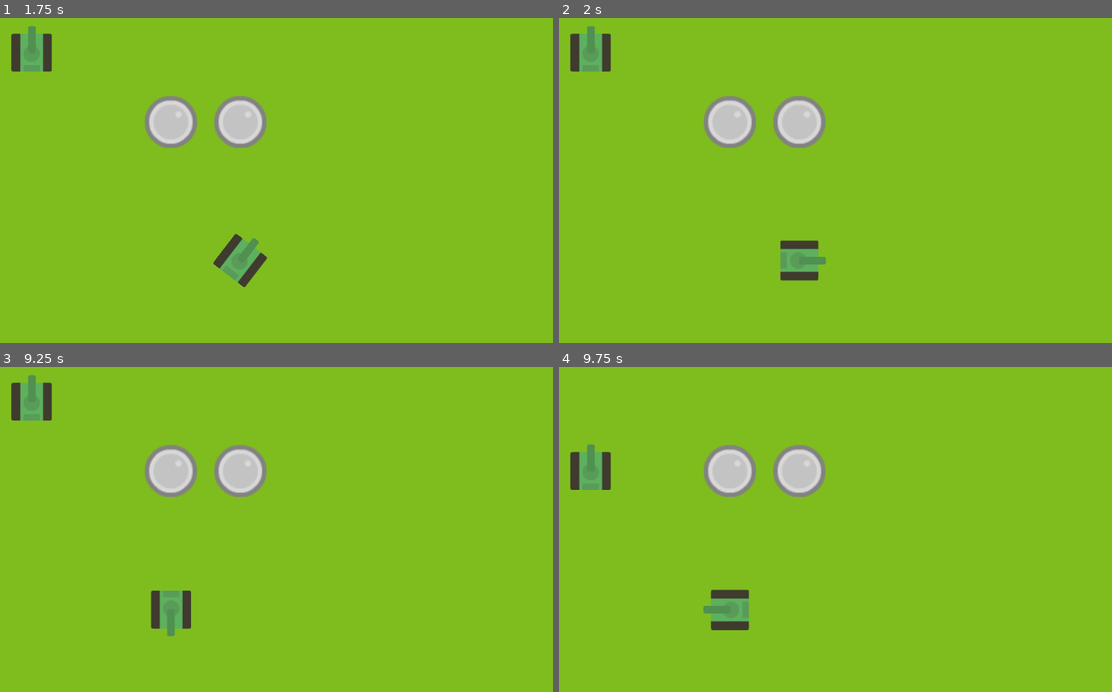
Above: before the commit, frames 1-4 (two rows, left to right).
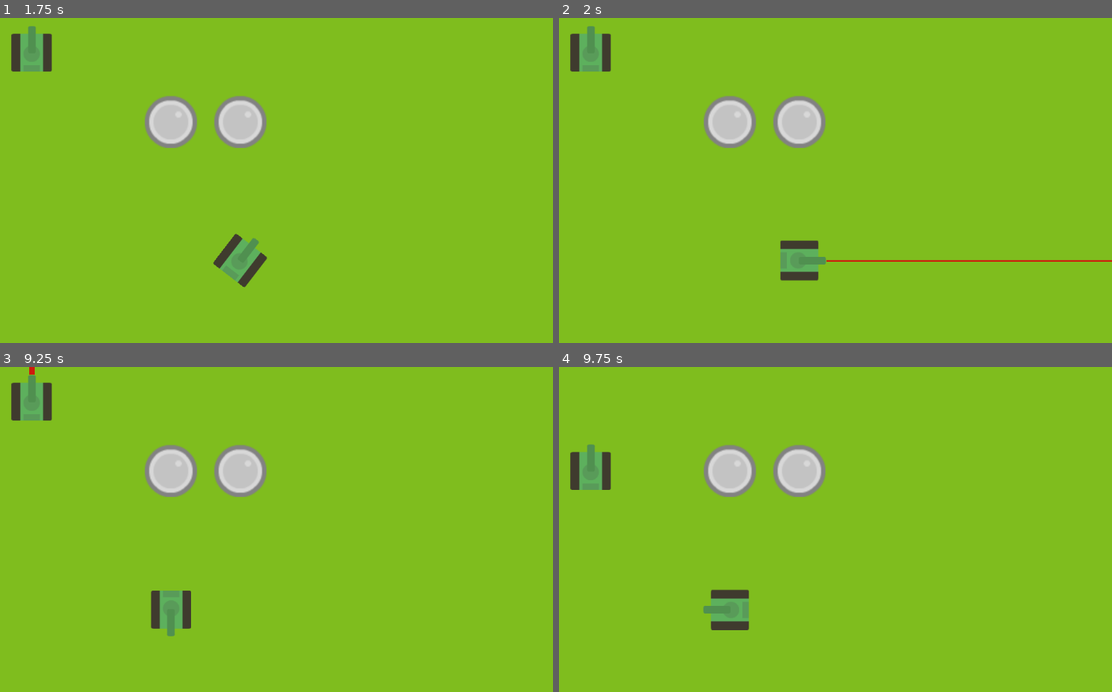
Above: after the commit, the same moments.

Repository: lendroit/tanktank
Game: Godot game, scene res://World.tscn
Same seed, same stepped clock (60 frames per second), same inputs: the game is played once before the commit and once after it.
Inputs:
- Up to frame 1 (1.75 s): tap Enter (end_turn_p1) at 0.5 s; hold Right (rotate_right_p1) 0.53-1.28 s; hold Enter (end_turn_p1) 0.53-1.28 s; tap Space (shoot_p1) at 1.25 s; hold Down (move_backward_p1) from 1.28 s (still down); tap E (end_turn_p2) at 1.35 s
- Up to frame 2 (2 s): keep holding Down (move_backward_p1)
- Up to frame 3 (9.25 s): release Down (move_backward_p1) at 2.03 s; hold S (move_backward_p2) 2.03-2.78 s; hold Right (rotate_right_p1) 2.03-3.53 s; tap Up (move_frontward_p1) at 2.85 s; tap Enter (end_turn_p1) at 3.5, 5, 7.35 s; hold Z (move_frontward_p2) 3.53-4.28 s; hold Left (rotate_left_p1) 3.53-5.03 s; tap Space (shoot_p1) at 4.25, 5.75, 5.85 s; tap Q (rotate_left_p2) at 4.35 s; hold Down (move_backward_p1) 5.03-5.78 s; hold D (rotate_right_p2) 5.03-5.78 s; hold Right (rotate_right_p1) 5.78-8.03 s; hold A (shoot_p2) 6.53-7.28 s; hold Down (move_backward_p1) 8.03-8.78 s; hold E (end_turn_p2) 8.03-8.78 s; hold Left (rotate_left_p1) from 8.78 s (still down); tap S (move_backward_p2) at 8.85 s
- Up to frame 4 (9.75 s): release Left (rotate_left_p1) at 9.53 s; hold Right (rotate_right_p1) from 9.53 s (still down); hold Up (move_frontward_p1) from 9.53 s (still down)

Frame 1 is identical in both runs. In frame 2, 0.3% of the frame differs, in the area x 48-100%, y 74-75%; in frame 3, less than 0.1%; in frame 4, nothing differs.

Commit message:
feature: add simple laser

Diff:
--- /dev/null
+++ b/Tank/Laser.gd
@@ -0,0 +1,37 @@
+extends Line2D
+
+onready var tween = $Tween
+var is_inverted = false
+
+const WIDTH = 10
+
+func _ready():
+	# Clear points here so that laser is visible in the editor
+	self.clear_points()
+
+func shoot():
+	self.add_point(Vector2(0, 0))
+	# TODO make laser finite
+	self.add_point(Vector2(0, 10 * -128))
+	tween.interpolate_property(
+		self,
+		"width",
+		0,
+		WIDTH,
+		0.1,
+		Tween.TRANS_LINEAR,
+		Tween.EASE_IN_OUT
+	)
+	tween.start()
+
+	yield(tween, "tween_completed")
+	tween.interpolate_property(
+		self,
+		"width",
+		WIDTH,
+		0,
+		0.1,
+		Tween.TRANS_LINEAR,
+		Tween.EASE_IN_OUT
+	)
+	tween.start()
--- /dev/null
+++ b/Tank/Laser.tscn
@@ -0,0 +1,10 @@
+[gd_scene load_steps=2 format=2]
+
+[ext_resource path="res://Tank/Laser.gd" type="Script" id=1]
+
+[node name="Laser" type="Line2D"]
+points = PoolVector2Array( 0, 0, 0, -128 )
+default_color = Color( 0.811765, 0.105882, 0.054902, 1 )
+script = ExtResource( 1 )
+
+[node name="Tween" type="Tween" parent="."]
--- a/Tank/Tank.gd
+++ b/Tank/Tank.gd
@@ -7,6 +7,7 @@
 
 onready var grid = get_parent()
 onready var tween = $Tween
+onready var laser = $Laser
 var is_moving = false
 var is_executing_actions = false
 var direction = Direction.ENUM.UP
@@ -120,6 +121,7 @@
 
 func shoot():
 	grid.shoot(self, Direction.VECTORS[direction])
+	$Laser.shoot()
 
 func _on_Tween_tween_completed(_object, _key):
 	is_moving = false
--- a/Tank/Tank.tscn
+++ b/Tank/Tank.tscn
@@ -1,8 +1,9 @@
-[gd_scene load_steps=4 format=2]
+[gd_scene load_steps=5 format=2]
 
 [ext_resource path="res://Tank/tankGreen.png" type="Texture" id=1]
 [ext_resource path="res://Tank/barrelGreen.png" type="Texture" id=2]
 [ext_resource path="res://Tank/Tank.gd" type="Script" id=3]
+[ext_resource path="res://Tank/Laser.tscn" type="PackedScene" id=4]
 
 [node name="Tank" type="Node2D"]
 script = ExtResource( 3 )
@@ -16,3 +17,6 @@
 
 [node name="Tween" type="Tween" parent="."]
 [connection signal="tween_completed" from="Tween" to="." method="_on_Tween_tween_completed"]
+
+[node name="Laser" parent="." instance=ExtResource( 4 )]
+position = Vector2( 0.260712, -49.5828 )
